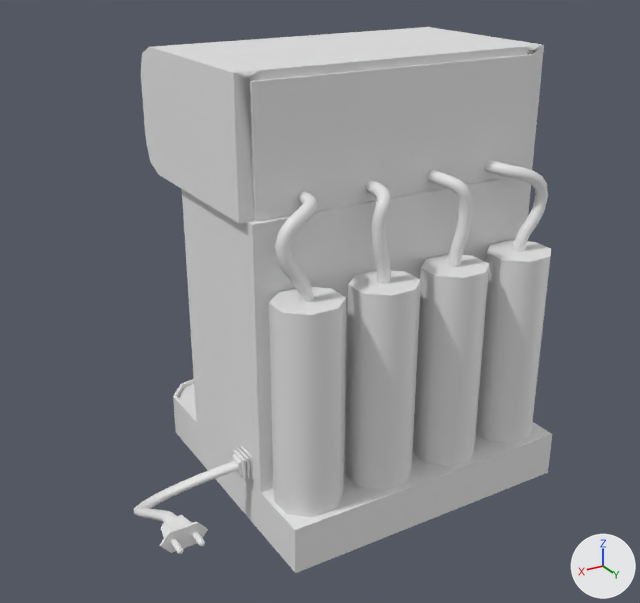
The OBJ model Source/src/main/resources/assets/turbosfoods/objmodels/decors/1-craftingbenches/soda_fountain.obj, before and after one commit.
Before and after are seen from a 50 mm lens placed at (2.26, 3.13, 2.63), pointed at (0.3, -0.12, 1.0). The lights are fixed; the arrows at lower right show +X, +Y and +Z. Where no turn or scale is listed for an object, it has been applied to the vertices.

Objects in the first picture: 'Body', 'Fluid_Tank_1', 'Fluid_Tank_2', 'Fluid_Tank_3', 'Fluid_Tank_4', 'Fluid_Tube_1', 'Fluid_Tube_2', 'Fluid_Tube_3', 'Fluid_Tube_4', 'Lid', 'Power_Cord', 'Power_Plug'.
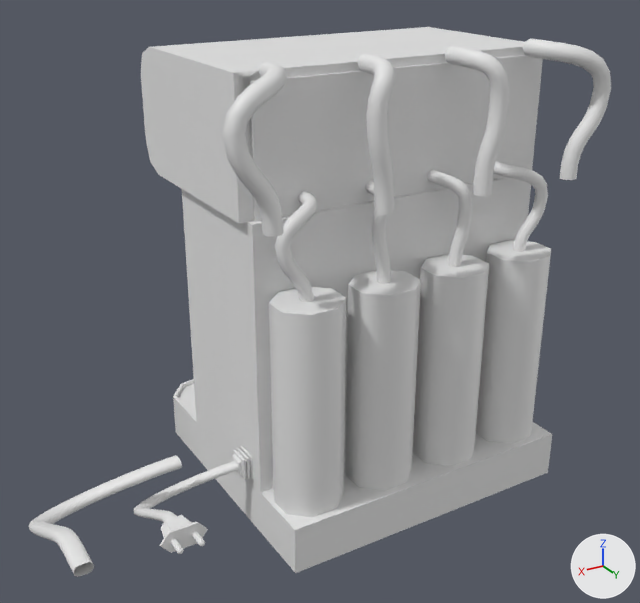
The newer file is also rescaled (x0.75) as a whole; pictures and numbers use the older file's frame.

Location of each change, [x1, y1, x2, y2] in pixels of the pictures (640 x 603 px):
```json
{"object": "BezierCurve", "change": "added", "after": [222, 61, 287, 237]}
{"object": "BezierCurve.004", "change": "added", "after": [29, 455, 182, 577]}
{"object": "BezierCurve.001", "change": "added", "after": [523, 38, 611, 180]}
{"object": "BezierCurve.002", "change": "added", "after": [357, 52, 395, 215]}
{"object": "BezierCurve.003", "change": "added", "after": [445, 45, 509, 196]}
```

Edits to the scene script, one JSON object a line:
```json
{"op": "add", "block": "me_beziercurve_004", "code": ["me_beziercurve_004 = bpy.data.meshes.new('BezierCurve.004')", "me_beziercurve_004.from_pydata(...)  # 350 vertices, 336 faces; spans x 1.08..1.755, y -0.191..0.667, z 0.271..0.639"]}
{"op": "add", "block": "me_beziercurve_003", "code": ["me_beziercurve_003 = bpy.data.meshes.new('BezierCurve.003')", "me_beziercurve_003.from_pydata(...)  # 136 vertices, 128 faces; spans x -0.348..-0.181, y 0.094..0.353, z 1.535..2.141"]}
{"op": "add", "block": "me_beziercurve_002", "code": ["me_beziercurve_002 = bpy.data.meshes.new('BezierCurve.002')", "me_beziercurve_002.from_pydata(...)  # 136 vertices, 128 faces; spans x 0.181..0.348, y 0.094..0.353, z 1.535..2.141"]}
{"op": "add", "block": "me_beziercurve_001", "code": ["me_beziercurve_001 = bpy.data.meshes.new('BezierCurve.001')", "me_beziercurve_001.from_pydata(...)  # 136 vertices, 128 faces; spans x -0.955..-0.621, y 0.094..0.351, z 1.535..2.141"]}
{"op": "add", "block": "me_beziercurve", "code": ["me_beziercurve = bpy.data.meshes.new('BezierCurve')", "me_beziercurve.from_pydata(...)  # 136 vertices, 128 faces; spans x 0.621..0.955, y 0.094..0.351, z 1.535..2.141"]}
{"op": "add", "block": "ob_beziercurve_004", "code": ["ob_beziercurve_004 = bpy.data.objects.new('BezierCurve.004', me_beziercurve_004)", "ob_beziercurve_004.location = (0.0, 0.0, 0.0)"]}
{"op": "add", "block": "ob_beziercurve_003", "code": ["ob_beziercurve_003 = bpy.data.objects.new('BezierCurve.003', me_beziercurve_003)", "ob_beziercurve_003.location = (0.0, 0.0, 0.0)"]}
{"op": "add", "block": "ob_beziercurve_002", "code": ["ob_beziercurve_002 = bpy.data.objects.new('BezierCurve.002', me_beziercurve_002)", "ob_beziercurve_002.location = (0.0, 0.0, 0.0)"]}
{"op": "add", "block": "ob_beziercurve_001", "code": ["ob_beziercurve_001 = bpy.data.objects.new('BezierCurve.001', me_beziercurve_001)", "ob_beziercurve_001.location = (0.0, 0.0, 0.0)"]}
{"op": "add", "block": "ob_beziercurve", "code": ["ob_beziercurve = bpy.data.objects.new('BezierCurve', me_beziercurve)", "ob_beziercurve.location = (0.0, 0.0, 0.0)"]}
```
